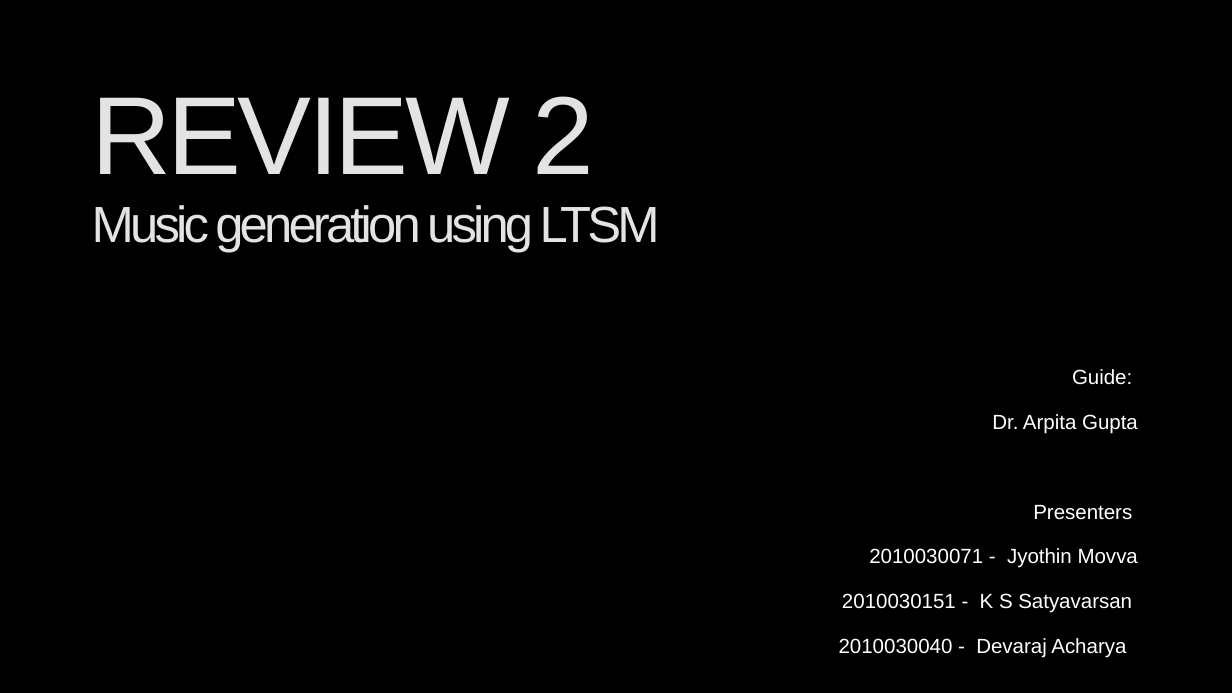
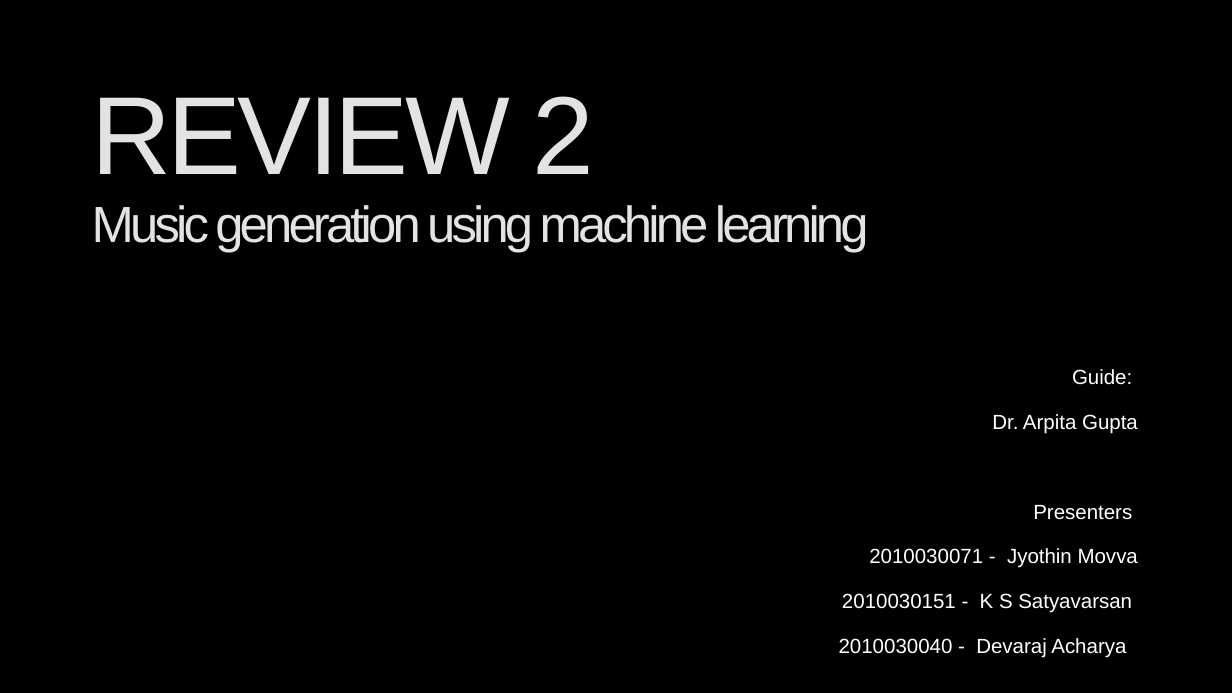
Before and after one commit to 2010030151-satya/Music-generation, a slide deck: slide 1 of presentations/aids_review2.pptx. Drawn at 1232x693 pixels with LibreOffice and Linux fonts; fonts in the diff are those of the drawing. Boxes give left, top, right and bottom in pixels: in the first picture for what was removed or moved away, otherwise in the second. Text is boxed around its words. In the diff, an @@ line names an element or a change of style, - is before the commit and + after.

```diff
--- a/presentations/aids_review2.pptx
+++ b/presentations/aids_review2.pptx
@@ title at [92, 96, 869, 253]: text changed @@
-REVIEW 2
-Music generation using LTSM
+REVIEW 2
+Music generation using machine learning
```
Also in this commit, not shown: 2 other files.
